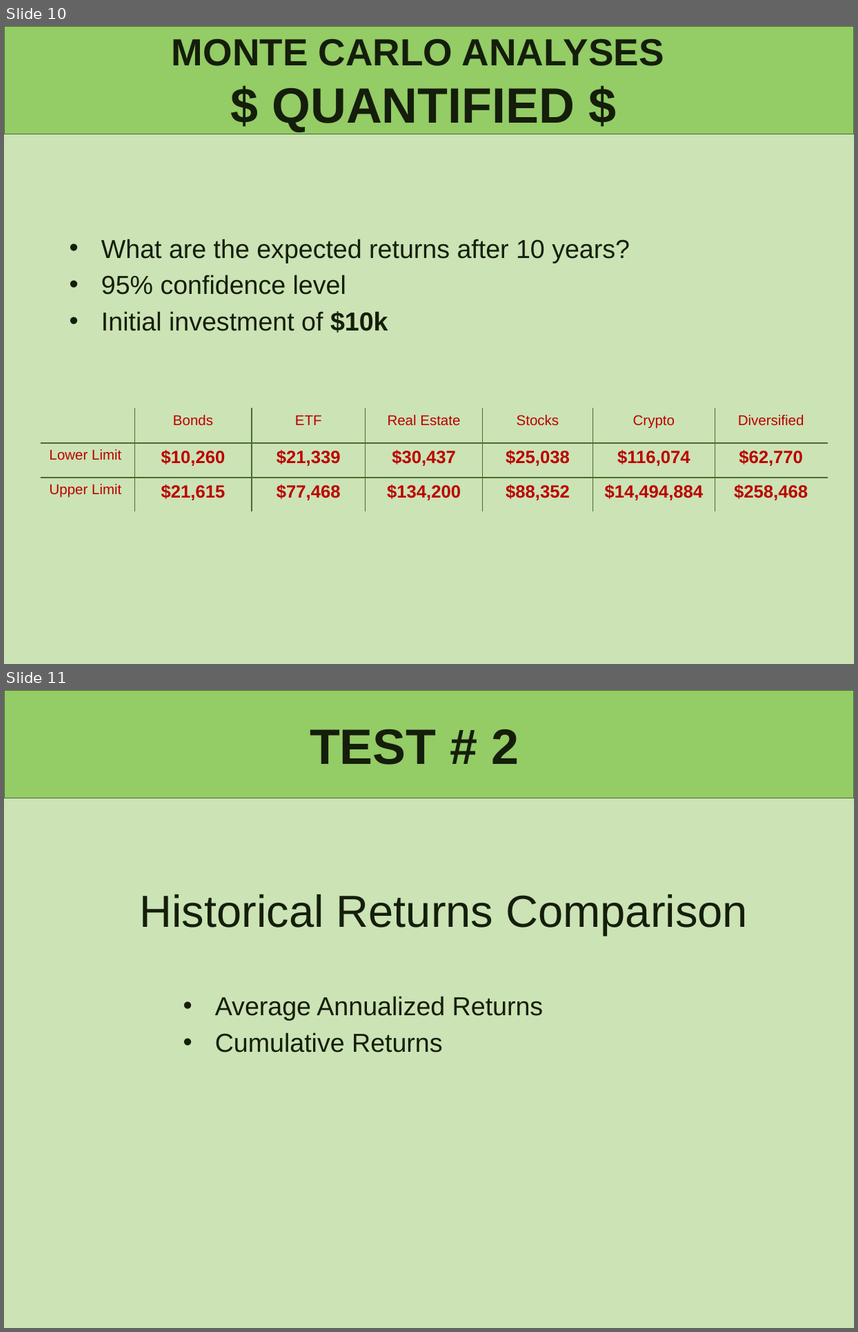
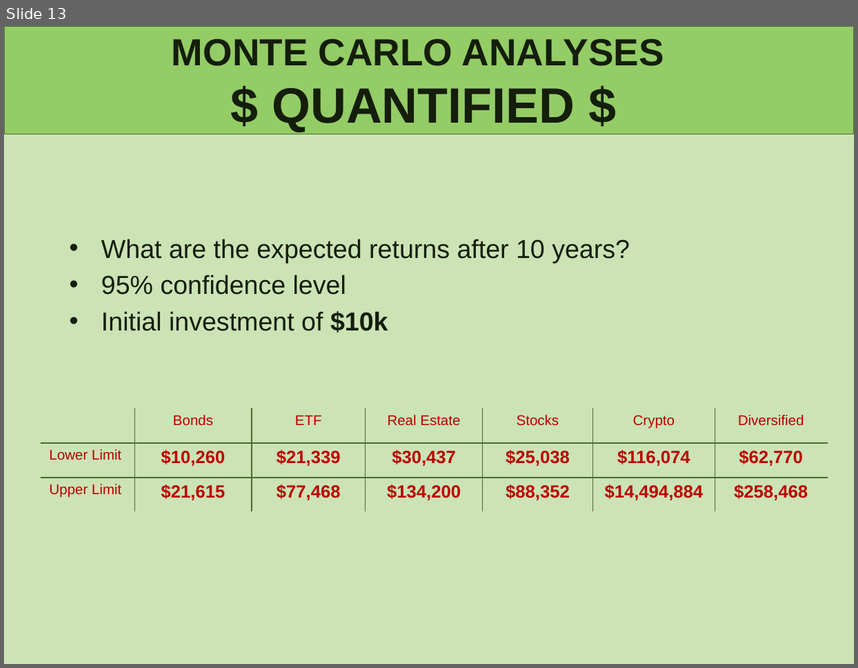
Before and after one commit to lindseyhardouin/Challenging_the_Status_Quo, a slide deck: presentation/P1- Challening the Status Quo.pptx. Shown one above the other, each under a label of ours: slides 10 and 11 before the commit, slide 13 after it. The pictures are 858x1332 and 858x668 pixels, drawn with LibreOffice and Linux fonts; fonts in the diff are those of the drawing. Boxes give left, top, right and bottom in pixels: in the first picture for what was removed or moved away, otherwise in the second. Text is boxed around its words. In the diff, an @@ line names an element or a change of style, - is before the commit and + after.

```diff
--- a/presentation/P1- Challening the Status Quo.pptx
+++ b/presentation/P1- Challening the Status Quo.pptx
@@ slide 11 removed at (4, 690, 854, 1328), background #CCE3B5; not listed: 1 template element that a slide beside it also shows @@
@@ title removed at (310, 729, 519, 765) @@
-TEST # 2
@@ text removed at (139, 894, 748, 936) @@
-Historical Returns Comparison
@@ text removed at (215, 996, 544, 1052) @@
-• Average Annualized Returns
-• Cumulative Returns
@@ what was slide 10 is now slide 13 @@
```
Also in this commit, not shown: 2 slides changed, 1 slide added.
